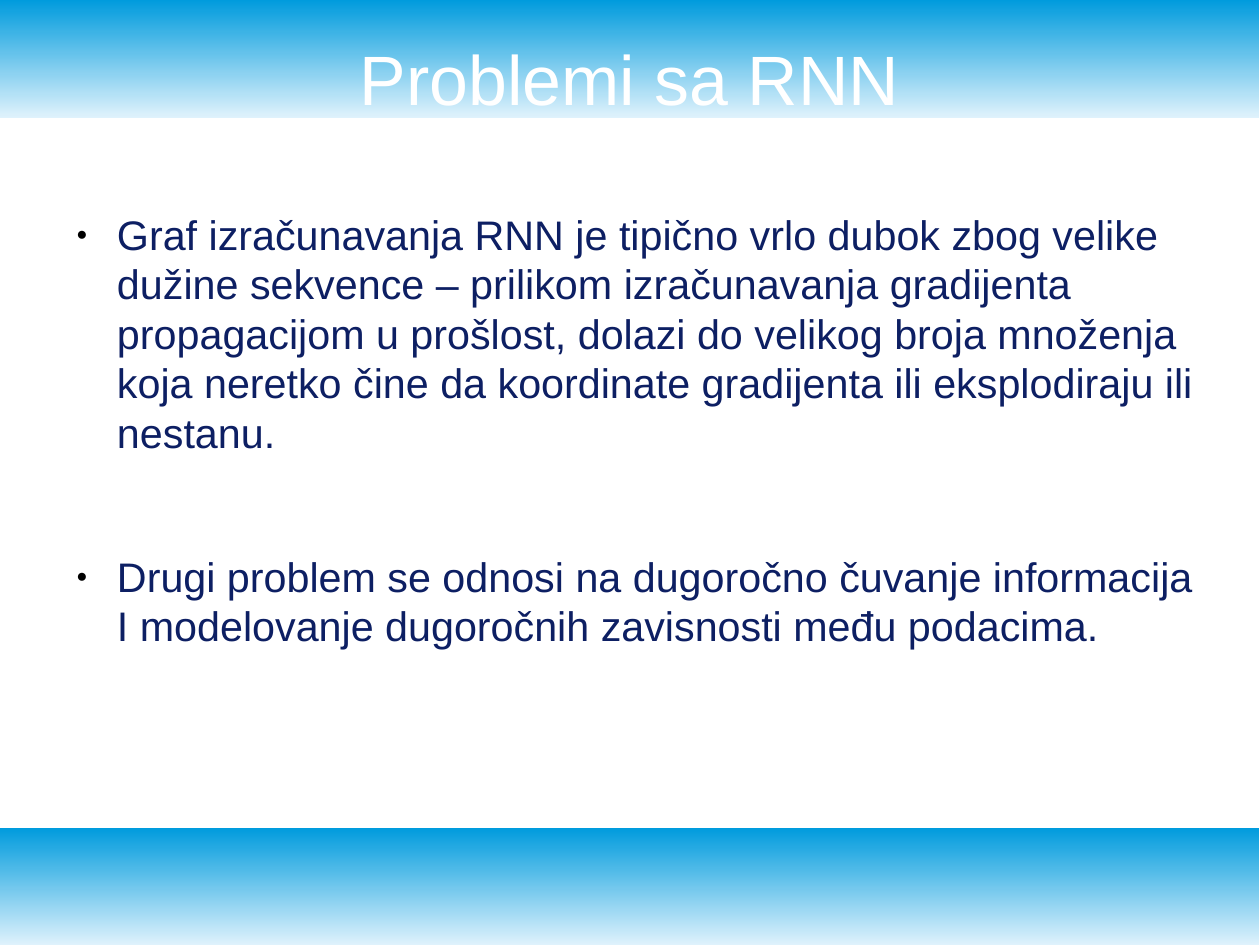
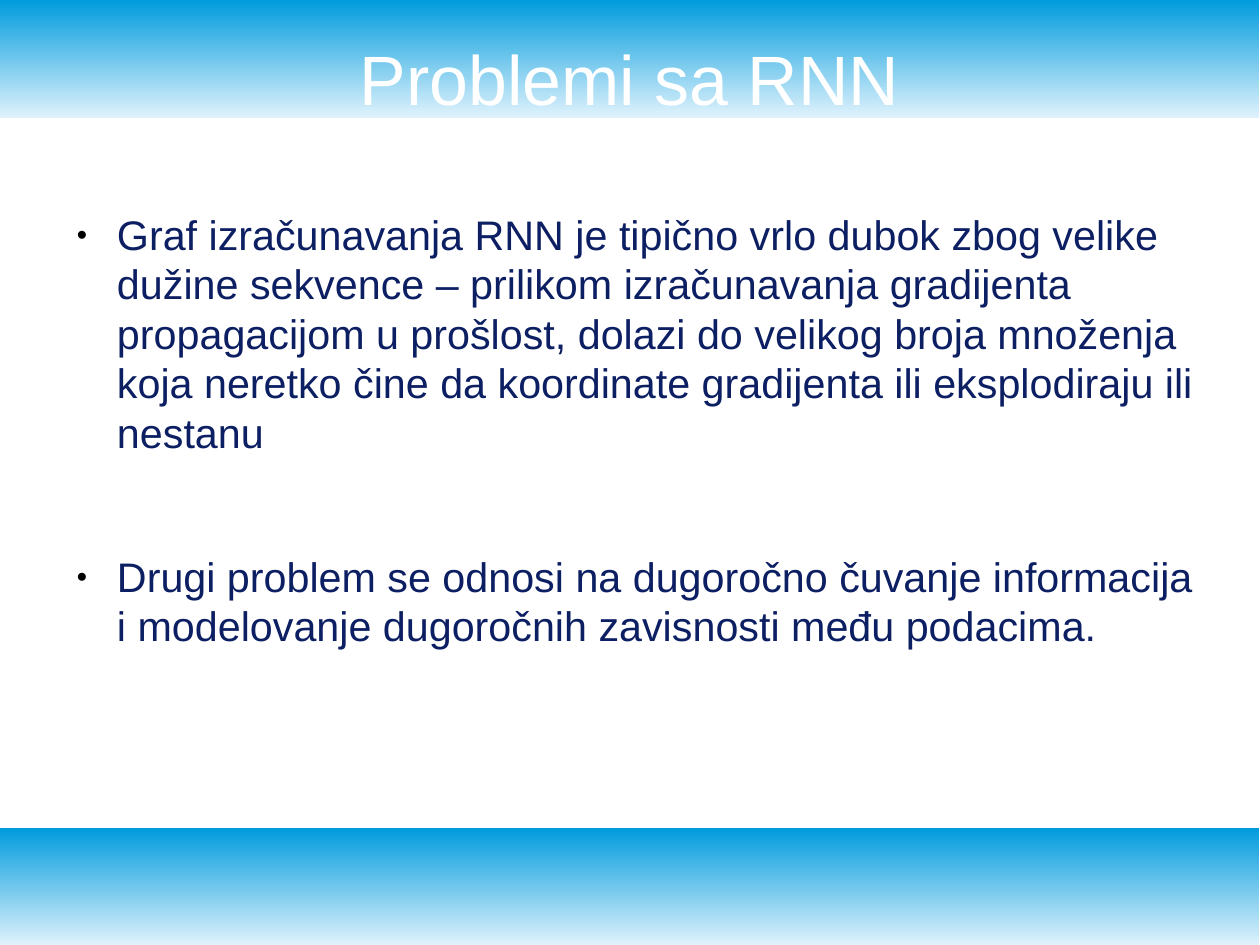
Before and after one commit to NevenaSoldat/text_generation, a slide deck: slide 7 of presentation.odp. Drawn at 1260x945 pixels with LibreOffice and Linux fonts; fonts in the diff are those of the drawing. Boxes give left, top, right and bottom in pixels: in the first picture for what was removed or moved away, otherwise in the second. Text is boxed around its words. In the diff, an @@ line names an element or a change of style, - is before the commit and + after.

Commit message:
new presentation

```diff
--- a/presentation.odp
+++ b/presentation.odp
@@ text at (117, 220, 1192, 650): text changed @@
-● Graf izračunavanja RNN je tipično vrlo dubok zbog velike dužine sekvence – prilikom izračunavanja gradijenta propagacijom u prošlost, dolazi do velikog broja množenja koja neretko čine da koordinate gradijenta ili eksplodiraju ili nestanu.
-● Drugi problem se odnosi na dugoročno čuvanje informacija I modelovanje dugoročnih zavisnosti među podacima.
+● Graf izračunavanja RNN je tipično vrlo dubok zbog velike dužine sekvence – prilikom izračunavanja gradijenta propagacijom u prošlost, dolazi do velikog broja množenja koja neretko čine da koordinate gradijenta ili eksplodiraju ili nestanu
+● Drugi problem se odnosi na dugoročno čuvanje informacija i modelovanje dugoročnih zavisnosti među podacima.
```
Also in this commit, not shown: 14 other slides changed, 6 other files.
